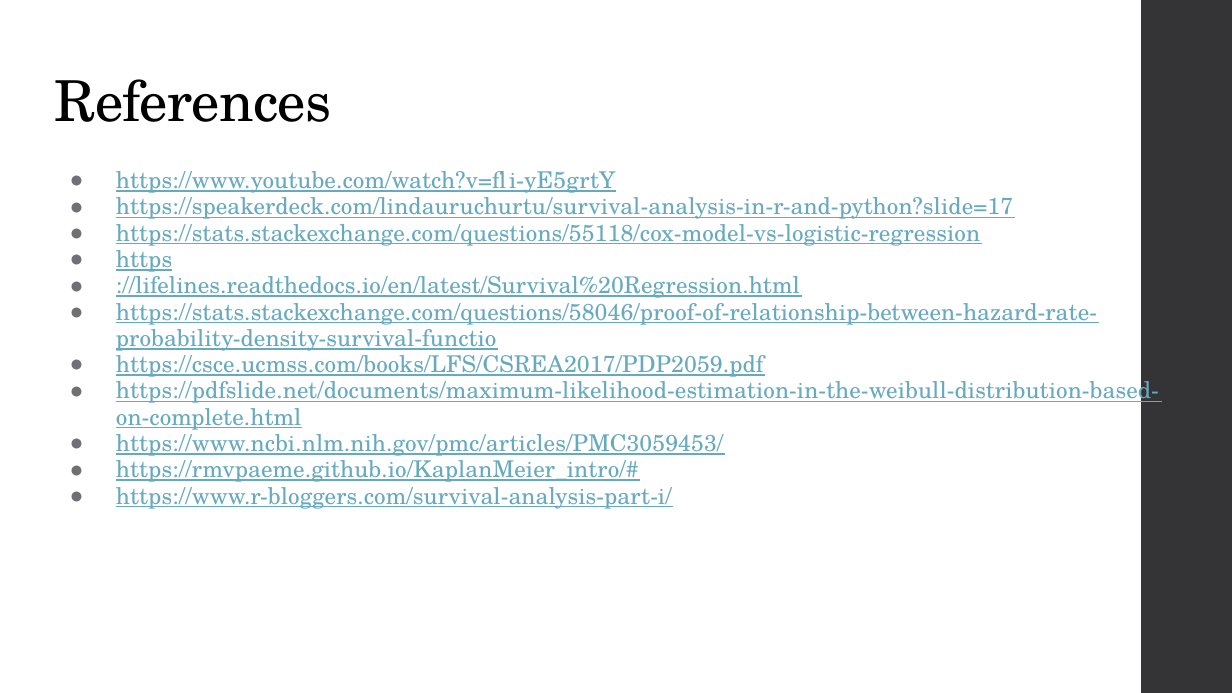
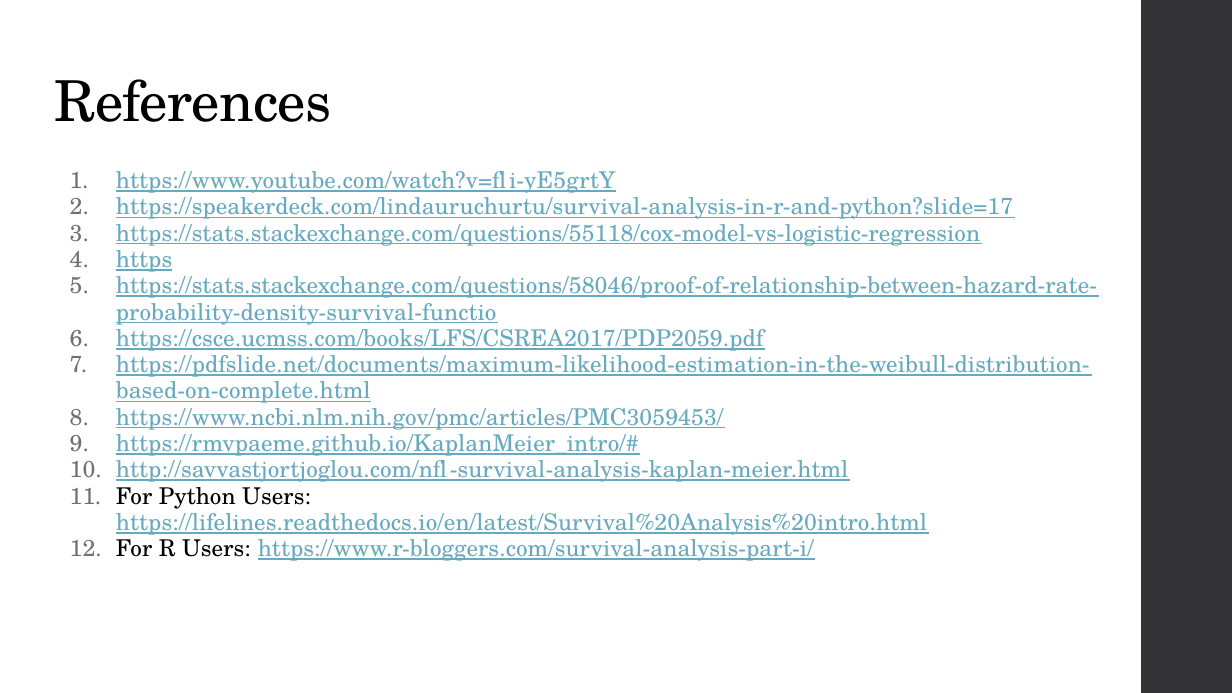
Before and after one commit to thisisashukla/survival-analysis, a slide deck: slide 10 of Survival Analytics.pptx (slide 6 before the commit). Drawn at 1232x693 pixels with LibreOffice and Linux fonts; fonts in the diff are those of the drawing. Boxes give left, top, right and bottom in pixels: in the first picture for what was removed or moved away, otherwise in the second. Text is boxed around its words. In the diff, an @@ line names an element or a change of style, - is before the commit and + after.

```diff
--- a/Survival Analytics.pptx
+++ b/Survival Analytics.pptx
@@ text at (116, 171, 1097, 456): bullet ● to 1. @@
@@ text at (116, 271, 800, 298): paragraph removed @@
-● ://lifelines.readthedocs.io/en/latest/Survival%20Regression.html
@@ text at (116, 455, 927, 561): text changed @@
-● https://www.r-bloggers.com/survival-analysis-part-i/
+10. http://savvastjortjoglou.com/nfl-survival-analysis-kaplan-meier.html
+11. For Python Users: https://lifelines.readthedocs.io/en/latest/Survival%20Analysis%20intro.html
+12. For R Users: https://www.r-bloggers.com/survival-analysis-part-i/
```
Also in this commit, not shown: 3 other slides changed, 3 slides added, 4 other files.
